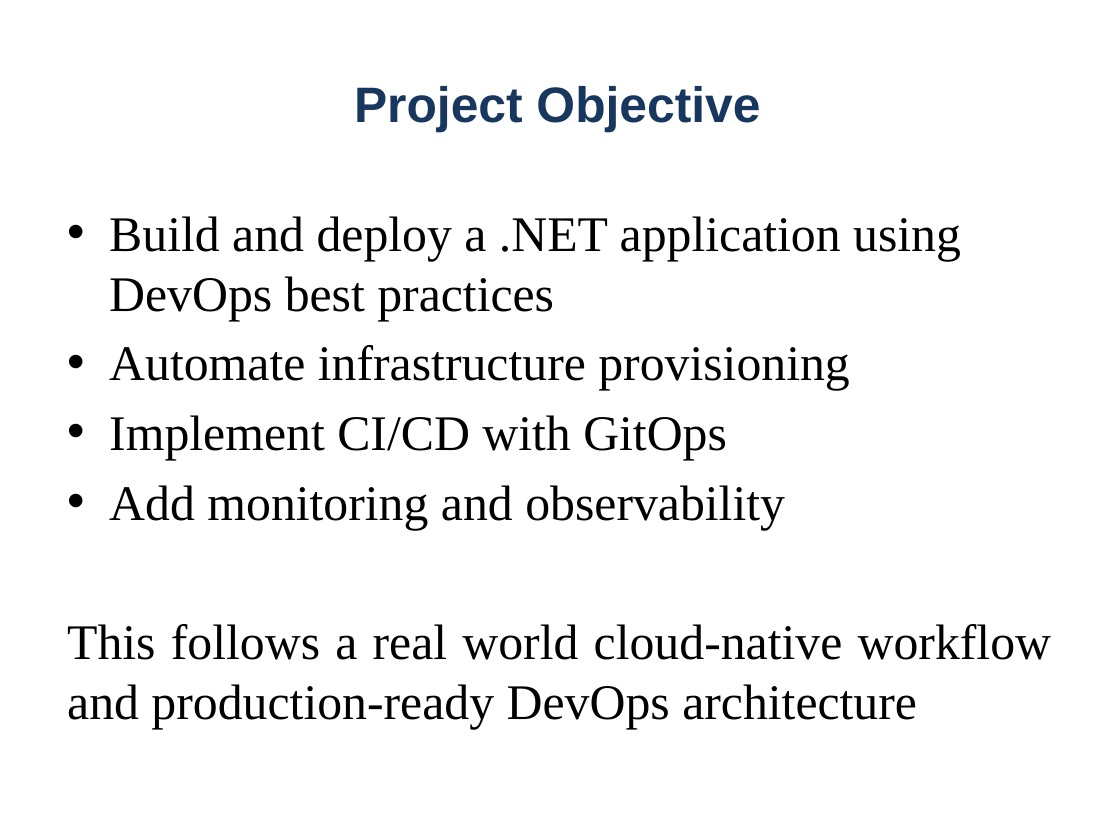
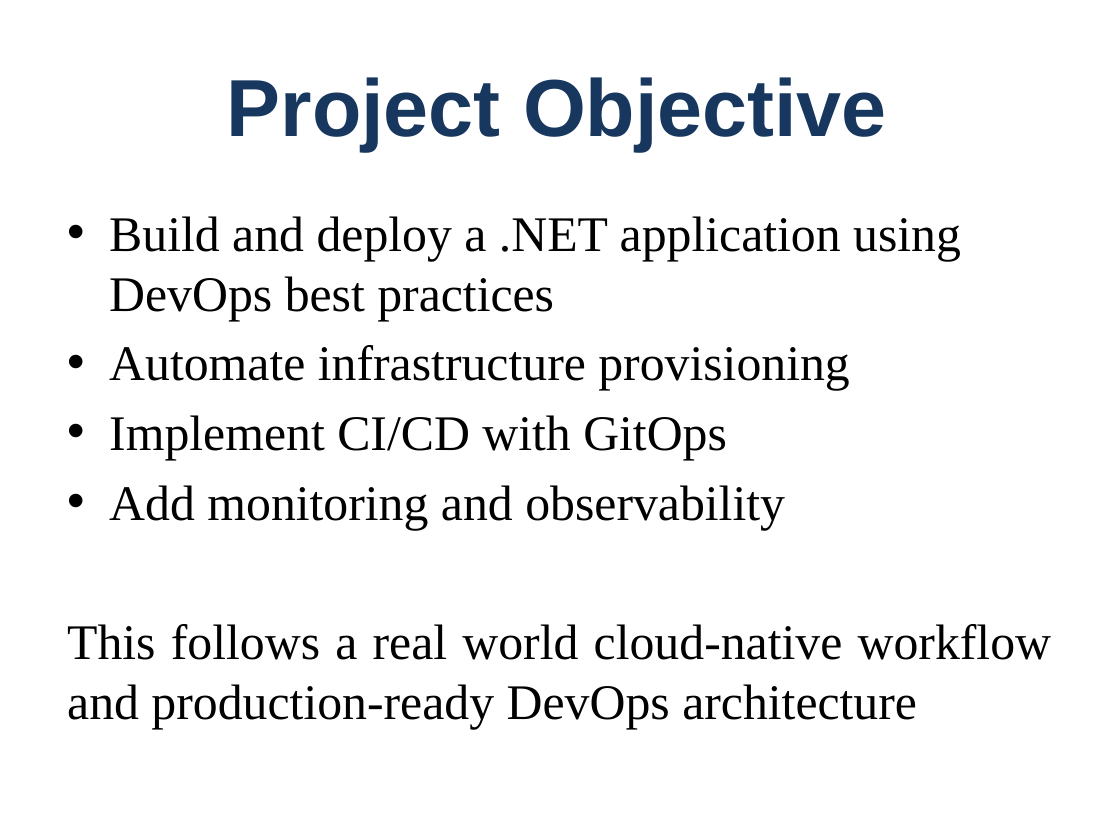
Before and after one commit to ajibade-lab/WalureProject, a slide deck: slide 2 of docs/Ajibade_DevOps_Project.pptx. Drawn at 1120x840 pixels with LibreOffice and Linux fonts; fonts in the diff are those of the drawing. Boxes give left, top, right and bottom in pixels: in the first picture for what was removed or moved away, otherwise in the second. Text is boxed around its words. In the diff, an @@ line names an element or a change of style, - is before the commit and + after.

```diff
--- a/docs/Ajibade_DevOps_Project.pptx
+++ b/docs/Ajibade_DevOps_Project.pptx
@@ title "Project Objective" at box(227, 77, 887, 150): size 32 to 52 pt @@
```
Also in this commit, not shown: 7 other slides changed, 5 slides added, 2 slides removed.
